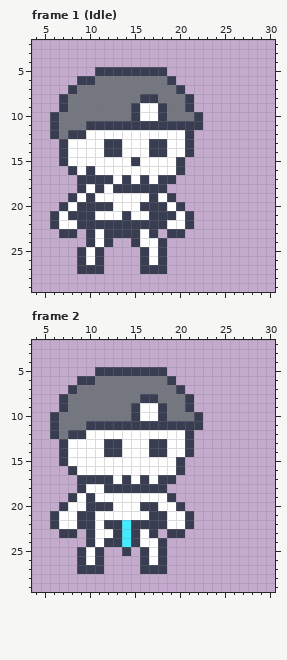
Edited in one commit: pixel-art file (scenes/characters/Skeleton/Skeleton.aseprite). The first picture shows the starting point.
32x32 pixels, 2 frames. Shown: frame 1 (Idle): x 4..30, y 2..29; frame 2: x 4..30, y 2..29.
After:
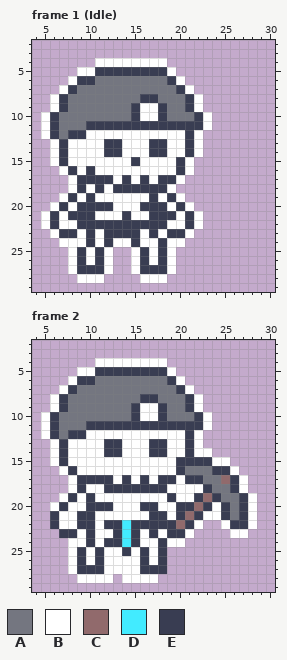
Palette (. is transparent): A #747680  B #ffffff  C #916a6c  D #42ebff  E #393d52
From old to new:
layer "Outline" now shown
layer "Front" now shown
Frame 1 (Idle), layer "Outline":
There is now colour B in row 4 at x 11 to 18; in row 5 at x 9 to 10 and 19; in row 6 at x 8 and 20; in row 7 at x 7 and 21; in rows 8 to 9 at x 6 and 22; in rows 10 to 11 at x 5 and 23.
There is now colour B in row 12 at x 5 and 22; in rows 13 to 14 at x 6 and 22; in row 15 at x 6 and 21; in row 16 at x 7 and 21; in row 17 at x 8 and 20; in row 18 at x 8 and 19.
There is now colour B in row 19 at x 7 and 20; in row 20 at x 6 and 21; in rows 21 to 22 at x 5 and 22; in row 23 at x 6, 9, 18 and 21; in row 24 at x 7 to 9, 13 to 14 and 19 to 20; in rows 25 to 27 at x 8, 12, 15 and 19.
There is now colour B in row 28 at x 9 to 11 and 16 to 18.
Frame 2, layers "Front", "Outline":
There is now colour A in row 16 at x 21 to 23; in row 17 at x 23 to 24; in row 18 at x 24 to 25; in row 19 at x 25 to 26; in rows 20 to 21 at x 26.
There is now colour B in row 4 at x 11 to 18; in row 5 at x 9 to 10 and 19; in row 6 at x 8 and 20; in row 7 at x 7 and 21; in rows 8 to 9 at x 6 and 22; in rows 10 to 11 at x 5 and 23.
There is now colour B in row 12 at x 5 and 22; in row 13 at x 6 and 22; in row 14 at x 6 and 22 to 23; in row 15 at x 6 and 24 to 25; in row 16 at x 7 and 26; in row 17 at x 8, 20 and 27.
There is now colour B in row 18 at x 8, 19 to 22 and 27; in row 19 at x 7, 20 to 21 and 28; in row 20 at x 6, 24 and 28; in row 21 at x 23 to 24 and 28; in row 22 at x 22, 25 and 28; in row 23 at x 9, 18, 21 and 26 to 27.
There is now colour B in row 24 at x 8 to 9 and 19 to 20; in row 25 at x 8, 12 to 13 and 15; in rows 26 to 27 at x 8 and 12 to 15; in row 28 at x 9 to 12 and 14 to 17.
There is now colour C in row 17 at x 25; in row 19 at x 23; in row 20 at x 22.
The edit turns colour B into colour C in row 22 at x 20.
The edit turns colour E into colour C in row 21 at x 21.
There is now colour E in row 15 at x 21 to 23; in row 16 at x 24 to 25; in row 17 at x 21 to 22 and 26; in row 18 at x 23 and 26; in row 19 at x 22, 24 and 27; in row 20 at x 21, 23, 25 and 27.
There is now colour E in row 21 at x 22, 25 and 27; in row 22 at x 26 to 27.
The edit turns colour B into colour E in row 21 at x 20; in row 22 at x 19.
Pixel boxes of the changes (left, top, right, bottom) in both pictures:
added: (41, 58, 212, 283)
changed: (41, 358, 257, 583)
